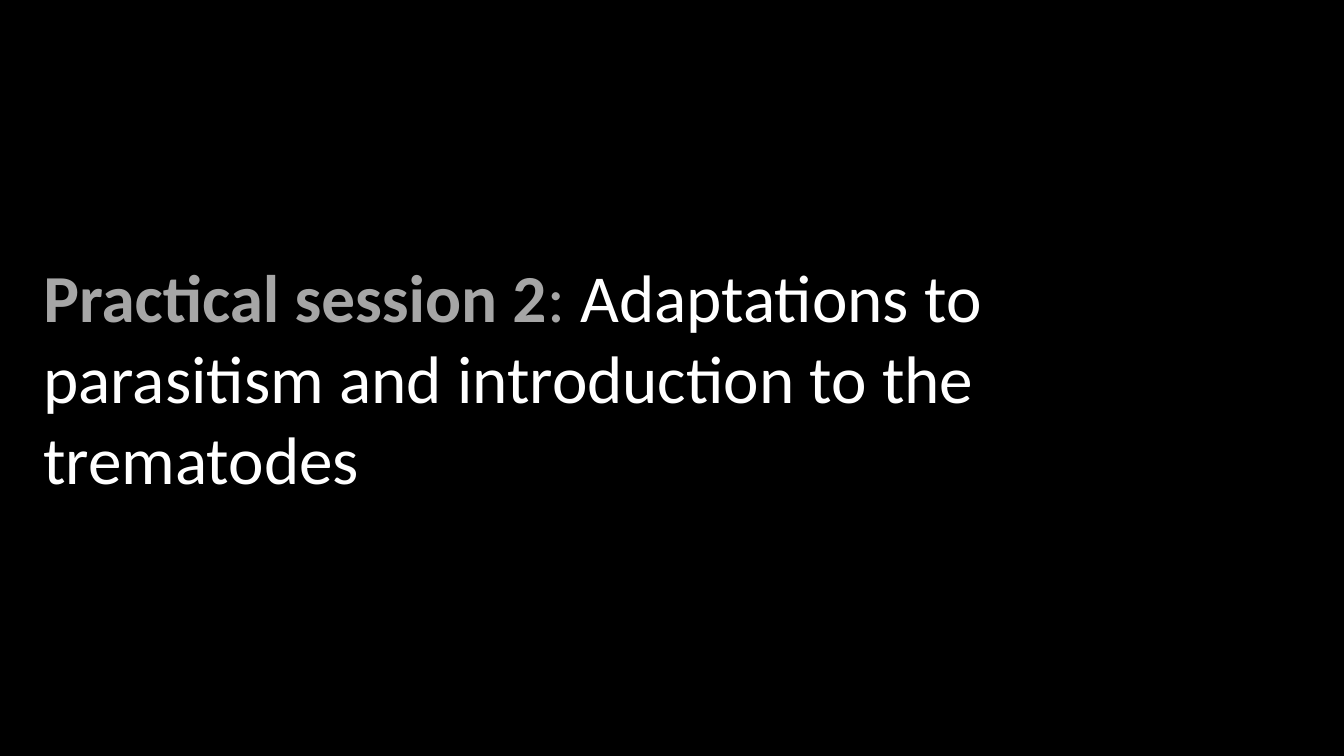
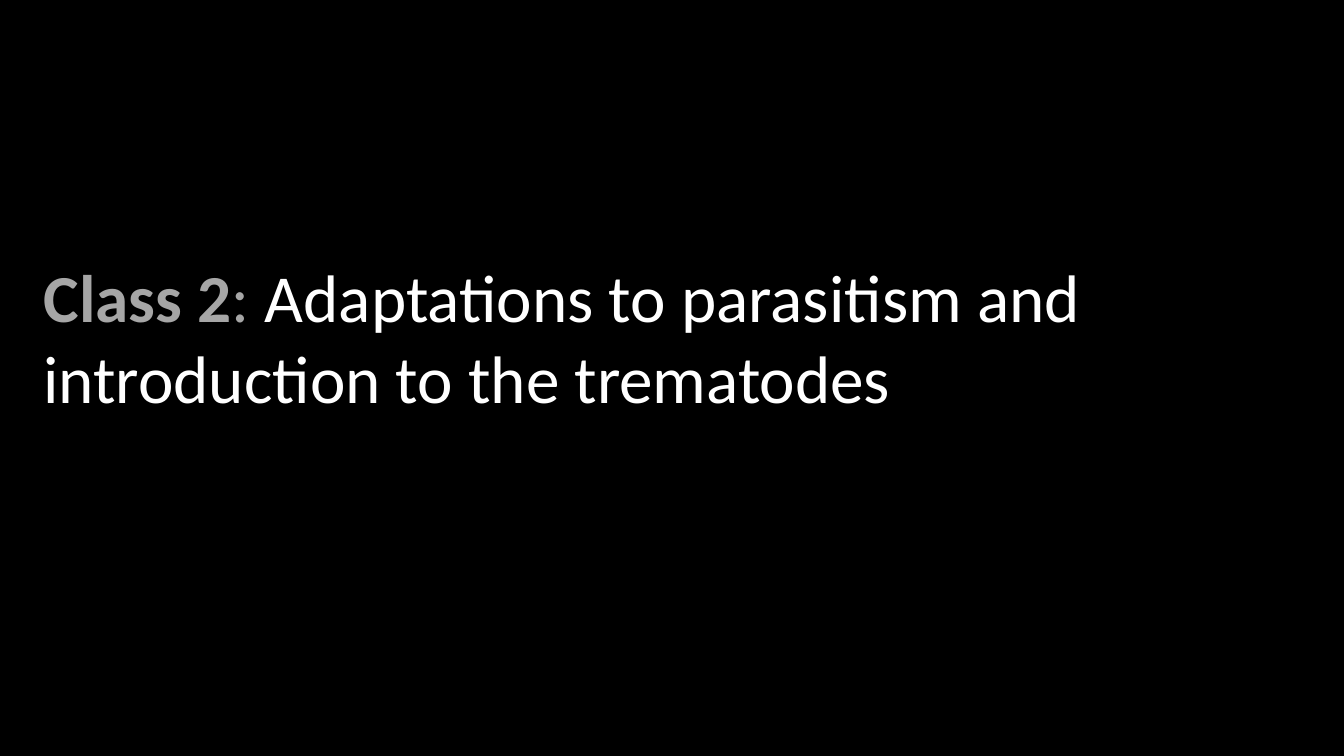
Before and after one commit to wood-lab/fish_406, a slide deck: slide 1 of docs/lectures/in-class_activities/class_2.pptx. Drawn at 1344x756 pixels with LibreOffice and Linux fonts; fonts in the diff are those of the drawing. Boxes give left, top, right and bottom in pixels: in the first picture for what was removed or moved away, otherwise in the second. Text is boxed around its words. In the diff, an @@ line names an element or a change of style, - is before the commit and + after.

Commit message:
updating class 2 ppt

```diff
--- a/docs/lectures/in-class_activities/class_2.pptx
+++ b/docs/lectures/in-class_activities/class_2.pptx
@@ text at (43, 275, 1080, 404): text changed @@
-Practical session 2: Adaptations to parasitism and introduction to the trematodes
+Class 2: Adaptations to parasitism and introduction to the trematodes
```
Also in this commit, not shown: 6 other slides changed, 2 slides added, 1 slide removed, 10 other files.
